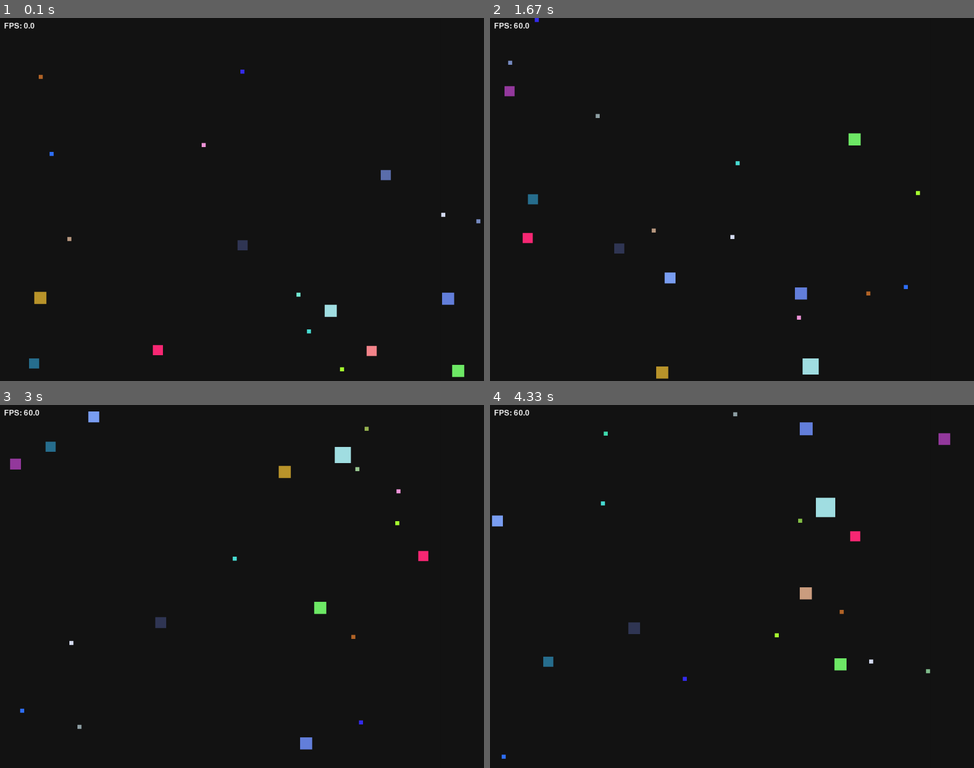
Above: before the commit, frames 1-4 (two rows, left to right).
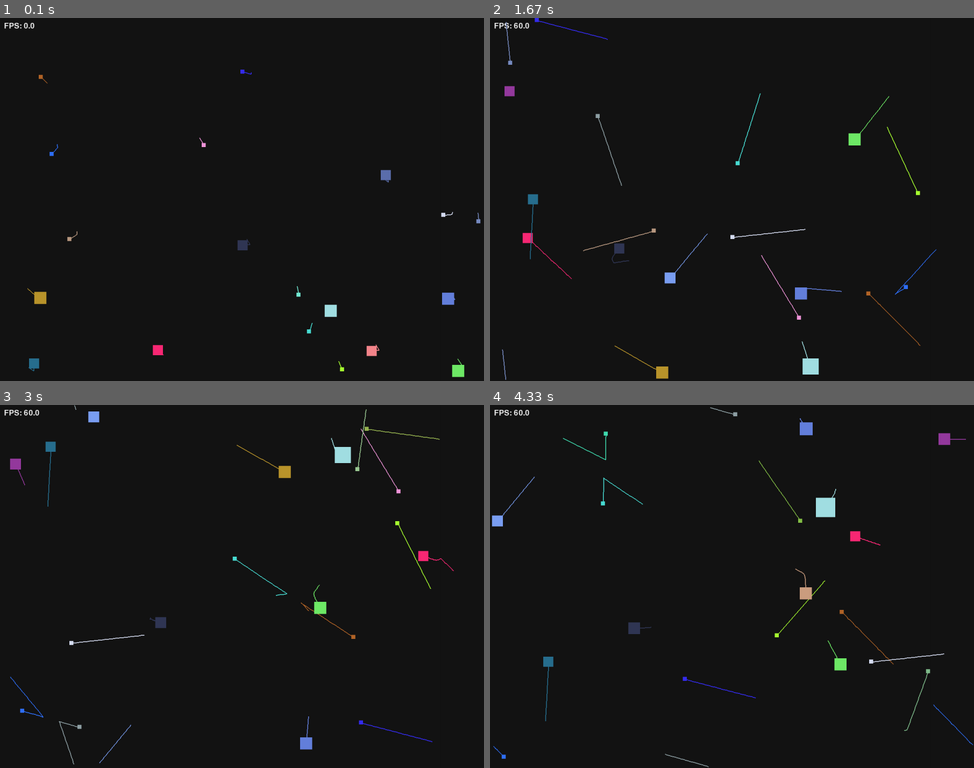
Above: after the commit, the same moments.

Repository: Meaow-09/lab8-pygame
Game: pygame game, started from main.py
The game is run twice, just before and just after one commit, with the same random seed, the same clock (stepped at 60 frames per second) and the same inputs.
Inputs:
- Up to frame 1 (0.1 s): no input
- Up to frame 2 (1.67 s): no input
- Up to frame 3 (3 s): no input
- Up to frame 4 (4.33 s): no input

The runs differ from the first frame. In frame 1, less than 0.1% of the frame differs, in the area x 5-99%, y 14-98%; in frame 2, 0.7%, in the area x 2-93%, y 0-100%; in frame 3, 0.6%; in frame 4, 0.6%.

Commit message:
exam: q7 - trails

Diff:
--- a/main.py
+++ b/main.py
@@ -6,12 +6,13 @@
 HEIGHT = 900
 FPS = 60
 SQUARE_COUNT = 20
+TRAILS_LENGTH = 35
 BACKGROUND_COLOR = (20, 20, 20)
 # Speed is now in pixels per second (multiplied by FPS to convert from frame-rate dependent).
 MIN_SPEED = 60.0  # 1.0 pixels/frame * 60 fps = 60 pixels/second
 MAX_SPEED = 300.0  # 5.0 pixels/frame * 60 fps = 300 pixels/second
-MIN_LIFE_TIME = 10
-MAX_LIFE_TIME = 60
+MIN_LIFE_TIME = 20
+MAX_LIFE_TIME = 120
 MIN_SQUARE_SIZE = 15
 MAX_SQUARE_SIZE = 75
 
@@ -47,8 +48,8 @@
     squares = []
     if len(mix) == 0:
         for _ in range(count):
+            square = create_square()
             squares.append(square)
-            square = create_square()
 
     elif count == 0:
         for size in mix:
@@ -83,6 +84,7 @@
         "vy": vy,
         "color": color,
         "life_time": life_time,
+        "trail": [(x, y)],
     }
     return square
 
@@ -250,6 +252,9 @@
             # Multiply velocity by delta_time to make movement independent of frame rate.
             square["x"] += square["vx"] * delta_time
             square["y"] += square["vy"] * delta_time
+            if len(square["trail"]) >= TRAILS_LENGTH:
+                square["trail"].pop(0)
+            square["trail"].append((square["x"] + (square["size"] / 2), square["y"] + (square["size"] / 2)))
             bounce_square_on_edges(square)
 
     # Apply flee/chase behavior based on snapshots (all squares had the same position at frame start).
@@ -272,6 +277,17 @@
                         square["size"] += other["size"] * EATING_FACTOR
 
 
+def draw_trail(square: dict, surface: pygame.Surface):
+    color = square["color"]
+    for i in range(len(square["trail"]) - 1):
+        start_pos = square["trail"][i]
+        end_pos = square["trail"][i + 1]
+        # remove the lines across the screen
+        if ((start_pos[0] - end_pos[0]) ** 2 + (start_pos[1] - end_pos[1]) ** 2) ** 0.5 > square["size"]:
+            continue
+        width: int = 2
+        pygame.draw.line(surface, color, start_pos, end_pos, width)
+
 
 def draw_scene(screen: pygame.Surface, squares: list[dict], hud_font, fps) -> None:
     """Clear the screen, draw the HUD, and render every square."""
@@ -282,6 +298,7 @@
     for square in squares:
         # Use a descriptive name here because this rectangle is only for rendering.
         square_rect = pygame.Rect(int(square["x"]), int(square["y"]), int(square["size"]), int(square["size"]))
+        draw_trail(square, screen)
         pygame.draw.rect(screen, square["color"], square_rect)
 
     pygame.display.flip()
@@ -309,6 +326,7 @@
     """Program entrypoint for the square animation demo."""
     # Initialize the window and frame clock once before creating the animated squares.
     screen, clock, hud_font = init_game()
+    # squares = create_squares([],SQUARE_COUNT)
     squares = create_squares(MIX_SQUARES)
 
     run_loop(screen, clock, hud_font, squares)
Binary file added: assets/image-20260504111022834.png
Not shown, changed: MY_EXAM.md
